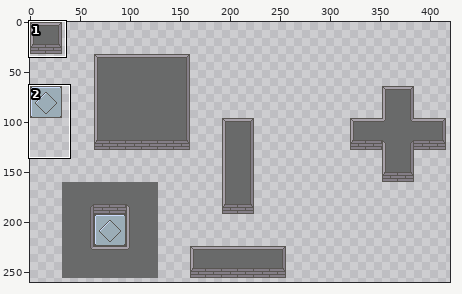
Pixel-art file -- rogue/archive/tiles.aseprite. Above, an overview of the earlier version with the close-up marked.
Close-up. Before the commit:
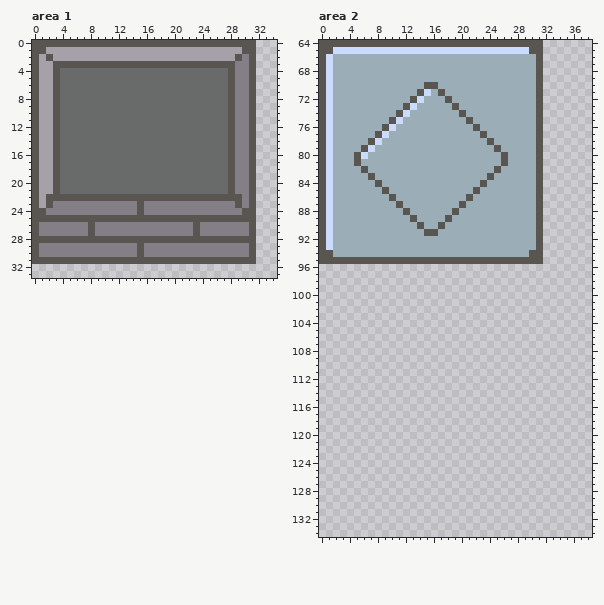
512x512 pixels, 1 frame. Shown: area 1: x 0..34, y 0..33; area 2: x 0..38, y 64..134. The wide view leaves out empty margins. The commit also changed other parts of the picture, which this record leaves out.
After the commit:
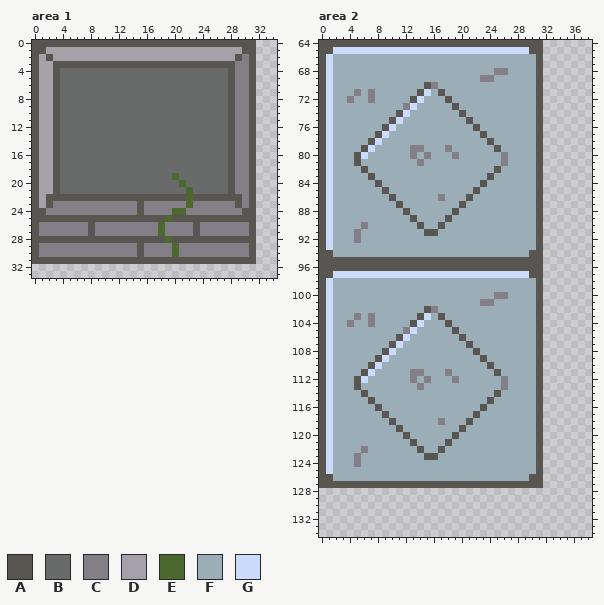
Palette (. is transparent): A #595652  B #696a6a  C #847e87  D #a6a0a8  E #4b692f  F #9badb7  G #cbdbfc
Edits made:
Changed rows in their new state; - is an unchanged pixel.
Area 1:
first column x 18:
19 --E--
20 ---E-
21 ----E
22 ----E
23 ----E
24 --EE-
25 -E---
26 E----
27 E----
28 -E---
29 --E--
30 --E--
Area 2:
first column x 4:
 68 ---------------------CC
 69 -------------------CC--
 70 ------------C----------
 71 -C-C-------------------
 72 C--C-------------------
 73 --------C--------------
first column x 13:
 79 CC---C--------
 80 C-C---C------C
 81 -C-----------C
first column x 17:
 86 C
first column x 5:
 90 -C
 91 C-
 92 C-
first column x 0:
 96 AAAAAAAAAAAAAAAAAAAAAAAAAAAAAAAA
 97 AAGGGGGGGGGGGGGGGGGGGGGGGGGGGGAA
 98 AGFFFFFFFFFFFFFFFFFFFFFFFFFFFFFA
 99 AGFFFFFFFFFFFFFFFFFFFFFFFFFFFFFA
100 AGFFFFFFFFFFFFFFFFFFFFFFFCCFFFFA
101 AGFFFFFFFFFFFFFFFFFFFFFCCFFFFFFA
102 AGFFFFFFFFFFFFFACFFFFFFFFFFFFFFA
103 AGFFFCFCFFFFFFAGFAFFFFFFFFFFFFFA
104 AGFFCFFCFFFFFAGFFFAFFFFFFFFFFFFA
105 AGFFFFFFFFFFCGFFFFFAFFFFFFFFFFFA
106 AGFFFFFFFFFAGFFFFFFFAFFFFFFFFFFA
107 AGFFFFFFFFAGFFFFFFFFFAFFFFFFFFFA
108 AGFFFFFFFAGFFFFFFFFFFFAFFFFFFFFA
109 AGFFFFFFAGFFFFFFFFFFFFFAFFFFFFFA
110 AGFFFFFAGFFFFFFFFFFFFFFFAFFFFFFA
111 AGFFFFAGFFFFFCCFFFCFFFFFFAFFFFFA
112 AGFFFAGFFFFFFCFCFFFCFFFFFFCFFFFA
113 AGFFFAFFFFFFFFCFFFFFFFFFFFCFFFFA
114 AGFFFFAFFFFFFFFFFFFFFFFFFAFFFFFA
115 AGFFFFFAFFFFFFFFFFFFFFFFAFFFFFFA
116 AGFFFFFFAFFFFFFFFFFFFFFAFFFFFFFA
117 AGFFFFFFFAFFFFFFFFFFFFAFFFFFFFFA
118 AGFFFFFFFFAFFFFFFCFFFAFFFFFFFFFA
119 AGFFFFFFFFFAFFFFFFFFAFFFFFFFFFFA
120 AGFFFFFFFFFFAFFFFFFAFFFFFFFFFFFA
121 AGFFFFFFFFFFFAFFFFAFFFFFFFFFFFFA
122 AGFFFFCFFFFFFFAFFAFFFFFFFFFFFFFA
123 AGFFFCFFFFFFFFFAAFFFFFFFFFFFFFFA
124 AGFFFCFFFFFFFFFFFFFFFFFFFFFFFFFA
125 AGFFFFFFFFFFFFFFFFFFFFFFFFFFFFFA
126 AAFFFFFFFFFFFFFFFFFFFFFFFFFFFFAA
127 AAAAAAAAAAAAAAAAAAAAAAAAAAAAAAAA
